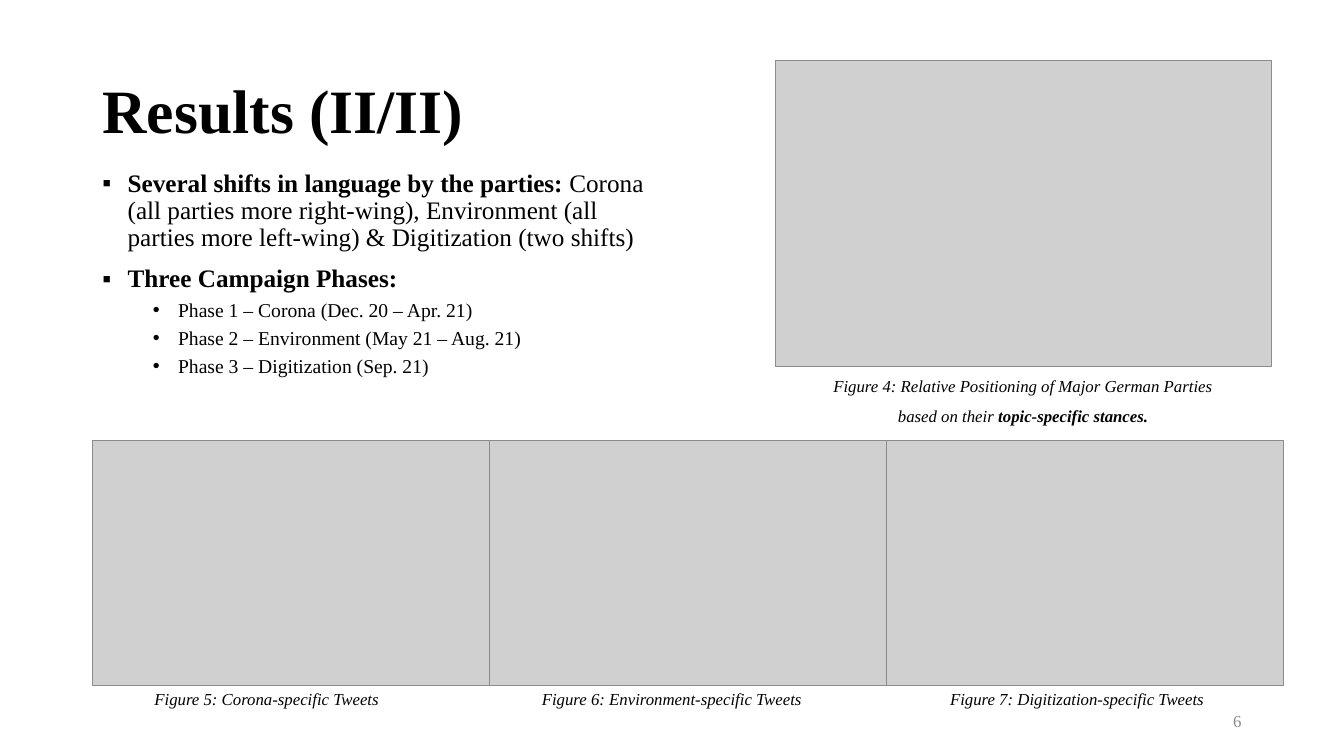
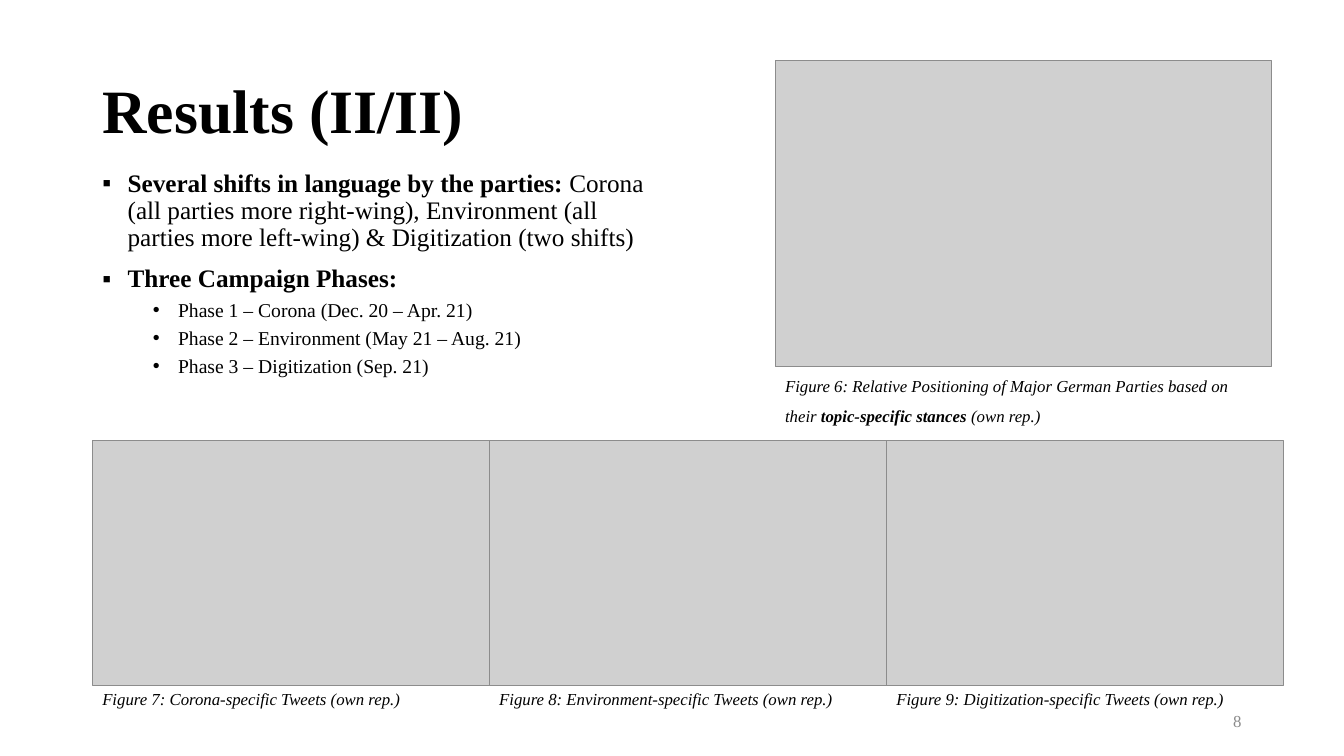
Before and after one commit to philippklaeger/Gaining-The-Competitive-Edge, a slide deck: slide 8 of thesis/Short Presentation.pptx (slide 6 before the commit). Drawn at 1344x756 pixels with LibreOffice and Linux fonts; fonts in the diff are those of the drawing; grey boxes stand for pictures. Boxes give left, top, right and bottom in pixels: in the first picture for what was removed or moved away, otherwise in the second. Text is boxed around its words. In the diff, an @@ line names an element or a change of style, - is before the commit and + after.

```diff
--- a/thesis/Short Presentation.pptx
+++ b/thesis/Short Presentation.pptx
@@ text at [785,380,1228,426]: text changed @@
-Figure 4: Relative Positioning of Major German Parties based on their topic-specific stances.
+Figure 6: Relative Positioning of Major German Parties based on their topic-specific stances (own rep.)
@@ text at [102,693,399,709]: text changed @@
-Figure 5: Corona-specific Tweets
+Figure 7: Corona-specific Tweets (own rep.)
@@ text at [499,693,832,709]: text changed @@
-Figure 6: Environment-specific Tweets
+Figure 8: Environment-specific Tweets (own rep.)
@@ text at [896,693,1223,709]: text changed @@
-Figure 7: Digitization-specific Tweets
+Figure 9: Digitization-specific Tweets (own rep.)
```
Also in this commit, not shown: 4 other slides changed, 4 slides added, 2 other files.
